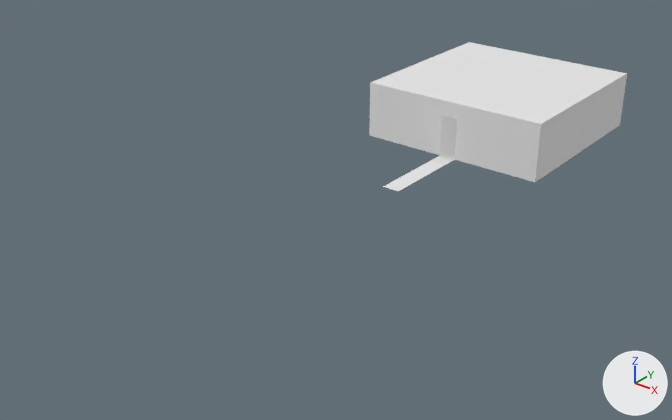
Before and after pictures for a commit that changed the Blender file webxr/3d/src/soba.blend.
Rendered twice from a camera (50 mm lens) standing at (23.2, -43.2, 18.5) and looking at (-0.5, -13.5, 0.1). The lights are fixed; the arrows at lower right show +X, +Y and +Z.

The first picture shows 'ceiling', 'teleport_target', 'walls'.
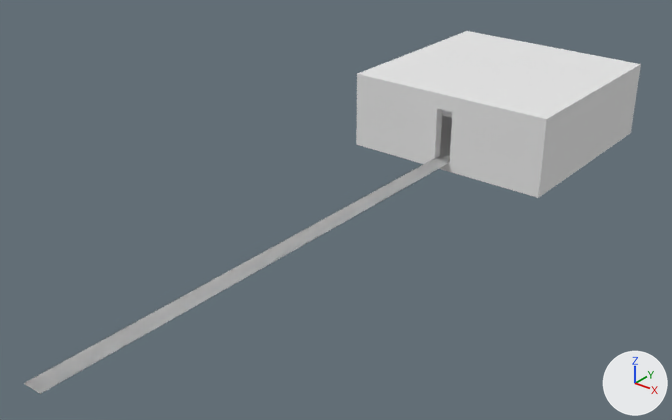
Commit message: soba model tweaks

Where the newer file only moved an object's origin or applied its transform, the numbers keep the older frame.

Diff of the bpy script that builds the scene:
```diff
--- a/webxr/3d/src/soba.blend.py
+++ b/webxr/3d/src/soba.blend.py
@@ me_cube_003 @@
 me_cube_003.from_pydata(...)  # 8 vertices, 2 faces; spans x -1.0..1.0, y -2.5..1.0, z -1.0
 # used by ob_teleport_target; location = (0.0, 0.0, 1.5); scale = (4.0, 4.0, 1.5)
-me_cube_003.vertices[6].co = (-0.11, -2.5, -1.0)  # pixel (382, 186)
-me_cube_003.vertices[7].co = (0.11, -2.5, -1.0)  # pixel (398, 191)
+# me_cube_003 part 1
+me_cube_003.vertices[6].co = (-0.11, -7.5, -1.0)  # pixel (23, 383)
+me_cube_003.vertices[7].co = (0.11, -7.5, -1.0)  # pixel (40, 393)
 me_cube_003.materials.append(mat_interior)
@@ me_cube_004 @@
 me_cube_004.from_pydata(...)  # 18 vertices, 14 faces; spans x -1.0..1.0, y -1.82..1.0, z -1.0..1.0
 # used by ob_exterior; location = (0.0, 0.0, 1.5); scale = (5.5, 5.5, 2.0)
-me_cube_004.vertices[16].co = (-0.08, -1.82, -0.75)  # pixel (382, 186)
-me_cube_004.vertices[17].co = (0.08, -1.82, -0.75)  # pixel (398, 191)
+# me_cube_004 part 2
+me_cube_004.vertices[16].co = (-0.08, -5.45, -0.75)  # pixel (23, 383)
+me_cube_004.vertices[17].co = (0.08, -5.45, -0.75)  # pixel (40, 393)
 me_cube_004.materials.append(mat_exterior)
@@ ob_exterior @@
 ob_exterior.scale = (5.5, 5.5, 2.0)
-ob_exterior.hide_set(True)
```

What differs and where, as boxes (x1, y1, x2, y2) in the pictures (672 x 420 px; the box of a moved part takes in the faces that stretch with it):
'exterior', shown
    after: (24, 31, 641, 394)
'teleport_target', reshaped
    before: (383, 115, 457, 191)
    after: (25, 115, 452, 393)
part 1 of me_cube_003, moved or reshaped
    before: (383, 151, 454, 191)
    after: (25, 151, 450, 393)
part 2 of me_cube_004, moved or reshaped (not visible before)
    after: (24, 158, 449, 394)
'walls', unchanged, covered by the edit
    before: (369, 74, 627, 182)
    after: (442, 110, 452, 118)
'ceiling', unchanged, covered by the edit
    before: (370, 42, 627, 124)
